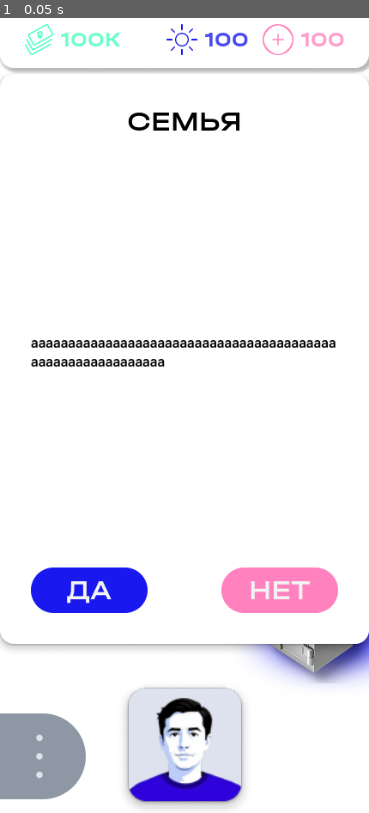
Above: before the commit, frame 1.
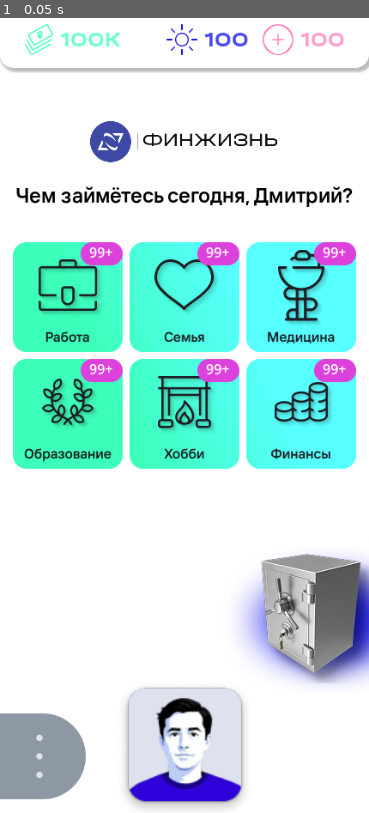
Above: after the commit, the same moment.

Repository: coca-in-a-cola/carassius
Game: Godot game, scene res://scenes/main/main_scene.tscn
Two runs of this game, one before a commit and one after it. Both use one fixed random seed, a clock stepped at 60 frames per second and the inputs below.
Inputs:
- Up to frame 1 (0.05 s): no input

The runs differ from the first frame. In frame 1, 33% of the frame differs, in the area x 0-100%, y 7-80%.
Error in both runs: Trying to assign value of type 'Nil' to a variable of type 'String'. (res://scenes/network.gd:22)

Commit message:
прикрутил фронтенд типа

Diff:
--- /dev/null
+++ b/godot/UI/ui_objects/card_margins.gd
@@ -0,0 +1,14 @@
+extends MarginContainer
+
+signal yes_chosen
+signal no_chosen
+
+func _ready() -> void:
+	hide()
+	$Card/MarginContainer/VBoxContainer/HBoxContainer/yes.pressed.connect(yes_chosen.emit)
+	$Card/MarginContainer/VBoxContainer/HBoxContainer/no.pressed.connect(no_chosen.emit)
+
+func show_card(card):
+	visible = true
+	$Card/MarginContainer/VBoxContainer/CardCategory.text = card['category']
+	$Card/MarginContainer/VBoxContainer/CardText.text = card['text']
--- a/godot/UI/ui_objects/main_button.gd
+++ b/godot/UI/ui_objects/main_button.gd
@@ -1 +1,4 @@
 extends TextureButton
+class_name CategoryButton
+
+@export var category: String
--- a/godot/UI/ui_objects/main_button.tscn
+++ b/godot/UI/ui_objects/main_button.tscn
@@ -1,7 +1,8 @@
-[gd_scene load_steps=5 format=3 uid="uid://bvcmwukk274c1"]
+[gd_scene load_steps=6 format=3 uid="uid://bvcmwukk274c1"]
 
 [ext_resource type="Texture2D" uid="uid://dqw43yxxoev5f" path="res://UI/assets/Grid.png" id="1_esm7t"]
 [ext_resource type="Texture2D" uid="uid://cj0l3m42feads" path="res://UI/assets/Category.png" id="2_tiugc"]
+[ext_resource type="Script" uid="uid://pucga17wbtha" path="res://UI/ui_objects/main_button.gd" id="3_tiugc"]
 [ext_resource type="Texture2D" uid="uid://dj65pen0ttx6e" path="res://UI/assets/Frame 13.png" id="3_uadc3"]
 
 [sub_resource type="AtlasTexture" id="AtlasTexture_yqa5x"]
@@ -13,6 +14,7 @@
 texture_normal = SubResource("AtlasTexture_yqa5x")
 texture_disabled = ExtResource("2_tiugc")
 stretch_mode = 0
+script = ExtResource("3_tiugc")
 
 [node name="TextureRect" type="TextureRect" parent="."]
 layout_mode = 1
--- /dev/null
+++ b/godot/UI/ui_objects/stats_background.gd
@@ -0,0 +1,14 @@
+extends TextureRect
+
+func update(player_data):
+	var money = player_data['money']
+	var health
+	var spirit
+	for stat in player_data['stats']:
+		if stat['id'] == 'health':
+			health = stat['value']
+		if stat['id'] == 'spirit':
+			spirit = stat['value']
+	$MarginContainer/HBoxContainer/HBoxContainer/MoneyLabel.text = str(int(money))
+	$MarginContainer/HBoxContainer/HBoxContainer2/SpiritLabel.text = str(int(spirit))
+	$MarginContainer/HBoxContainer/HBoxContainer3/HealthLabel.text = str(int(health))
--- a/godot/scenes/main/main_scene.tscn
+++ b/godot/scenes/main/main_scene.tscn
@@ -1,10 +1,12 @@
-[gd_scene load_steps=33 format=3 uid="uid://i4u5f7kq4wm"]
+[gd_scene load_steps=36 format=3 uid="uid://i4u5f7kq4wm"]
 
 [ext_resource type="Texture2D" uid="uid://dkryyynexlrdq" path="res://UI/assets/Header.png" id="1_0h7de"]
+[ext_resource type="Script" uid="uid://crlygna561y7h" path="res://scenes/main/ui.gd" id="1_2sral"]
 [ext_resource type="Texture2D" uid="uid://d07iyr0vbtgov" path="res://UI/assets/Money.png" id="1_w4lj1"]
 [ext_resource type="Texture2D" uid="uid://b0wjjqpqaccxn" path="res://UI/assets/Group 8.png" id="2_0h7de"]
 [ext_resource type="Texture2D" uid="uid://m2rtbuxveo73" path="res://UI/assets/Group 9.png" id="3_3mcv8"]
 [ext_resource type="FontFile" uid="uid://d3orih261k284" path="res://UI/fonts/Halvar Breitschrift-Bold-Desktop.otf" id="3_a1617"]
+[ext_resource type="Script" uid="uid://da6fdltoewj85" path="res://UI/ui_objects/stats_background.gd" id="3_meece"]
 [ext_resource type="Texture2D" uid="uid://cn0jes5fq3x75" path="res://UI/assets/Logo original.png" id="4_a1617"]
 [ext_resource type="PackedScene" uid="uid://bvcmwukk274c1" path="res://UI/ui_objects/main_button.tscn" id="5_cf2is"]
 [ext_resource type="Texture2D" uid="uid://dqw43yxxoev5f" path="res://UI/assets/Grid.png" id="6_wlnme"]
@@ -14,6 +16,7 @@
 [ext_resource type="Texture2D" uid="uid://b270owbt40set" path="res://UI/assets/Menu 3.svg" id="9_2sral"]
 [ext_resource type="Texture2D" uid="uid://dcy1536lel8np" path="res://UI/assets/Avatar.png" id="10_3co8r"]
 [ext_resource type="Texture2D" uid="uid://bdrql67fsaakt" path="res://UI/assets/Frame 23.png" id="14_wlnme"]
+[ext_resource type="Script" uid="uid://cbm68f1svwm46" path="res://UI/ui_objects/card_margins.gd" id="15_3co8r"]
 [ext_resource type="FontFile" uid="uid://dc1rihen611sc" path="res://UI/fonts/Halvar Breitschrift-Medium-Desktop.otf" id="15_fnvwe"]
 [ext_resource type="Texture2D" uid="uid://b0gedsh7o6bpt" path="res://UI/assets/Frame 25.png" id="16_kdg7e"]
 [ext_resource type="Texture2D" uid="uid://d4i2oa7s87lu4" path="res://UI/assets/Frame 26.png" id="17_2sral"]
@@ -89,6 +92,7 @@
 anchor_bottom = 1.0
 grow_horizontal = 2
 grow_vertical = 2
+script = ExtResource("1_2sral")
 
 [node name="TextureRect" type="TextureRect" parent="."]
 layout_mode = 1
@@ -113,6 +117,7 @@
 layout_mode = 2
 size_flags_vertical = 0
 texture = ExtResource("1_0h7de")
+script = ExtResource("3_meece")
 
 [node name="MarginContainer" type="MarginContainer" parent="TextureRect/MainContainer/StatsBackground"]
 layout_mode = 1
@@ -142,7 +147,7 @@
 texture = ExtResource("1_w4lj1")
 stretch_mode = 2
 
-[node name="Label" type="Label" parent="TextureRect/MainContainer/StatsBackground/MarginContainer/HBoxContainer/HBoxContainer"]
+[node name="MoneyLabel" type="Label" parent="TextureRect/MainContainer/StatsBackground/MarginContainer/HBoxContainer/HBoxContainer"]
 layout_mode = 2
 size_flags_horizontal = 3
 size_flags_vertical = 1
@@ -161,7 +166,7 @@
 texture = ExtResource("3_3mcv8")
 stretch_mode = 2
 
-[node name="Label3" type="Label" parent="TextureRect/MainContainer/StatsBackground/MarginContainer/HBoxContainer/HBoxContainer2"]
+[node name="SpiritLabel" type="Label" parent="TextureRect/MainContainer/StatsBackground/MarginContainer/HBoxContainer/HBoxContainer2"]
 custom_minimum_size = Vector2(52, 0)
 layout_mode = 2
 size_flags_horizontal = 4
@@ -180,7 +185,7 @@
 texture = ExtResource("2_0h7de")
 stretch_mode = 2
 
-[node name="Label2" type="Label" parent="TextureRect/MainContainer/StatsBackground/MarginContainer/HBoxContainer/HBoxContainer3"]
+[node name="HealthLabel" type="Label" parent="TextureRect/MainContainer/StatsBackground/MarginContainer/HBoxContainer/HBoxContainer3"]
 custom_minimum_size = Vector2(52, 0)
 layout_mode = 2
 size_flags_horizontal = 4
@@ -225,26 +230,32 @@
 
 [node name="WorkButton" parent="TextureRect/MainContainer/MainButtons" instance=ExtResource("5_cf2is")]
 layout_mode = 2
+category = "work"
 
 [node name="FamilyButton" parent="TextureRect/MainContainer/MainButtons" instance=ExtResource("5_cf2is")]
 layout_mode = 2
 texture_normal = SubResource("AtlasTexture_eprtr")
+category = "family"
 
 [node name="HealthButton" parent="TextureRect/MainContainer/MainButtons" instance=ExtResource("5_cf2is")]
 layout_mode = 2
 texture_normal = SubResource("AtlasTexture_e28vo")
+category = "medicine"
 
 [node name="LeavsButton" parent="TextureRect/MainContainer/MainButtons" instance=ExtResource("5_cf2is")]
 layout_mode = 2
 texture_normal = SubResource("AtlasTexture_4uthp")
+category = "education"
 
 [node name="KaminButton" parent="TextureRect/MainContainer/MainButtons" instance=ExtResource("5_cf2is")]
 layout_mode = 2
 texture_normal = SubResource("AtlasTexture_fk3jj")
+category = "hobby"
 
 [node name="FinanceButton" parent="TextureRect/MainContainer/MainButtons" instance=ExtResource("5_cf2is")]
 layout_mode = 2
 texture_normal = SubResource("AtlasTexture_h8lhh")
+category = "financials"
 
 [node name="LargeGap" type="Control" parent="TextureRect/MainContainer"]
 layout_mode = 2
@@ -322,6 +333,7 @@
 grow_horizontal = 2
 grow_vertical = 2
 theme_override_constants/margin_top = 64
+script = ExtResource("15_3co8r")
 
 [node name="Card" type="TextureRect" parent="CardMargins"]
 layout_mode = 2
@@ -345,7 +357,7 @@
 layout_mode = 2
 theme_override_constants/separation = 10
 
-[node name="CardHeader" type="Label" parent="CardMargins/Card/MarginContainer/VBoxContainer"]
+[node name="CardCategory" type="Label" parent="CardMargins/Card/MarginContainer/VBoxContainer"]
 custom_minimum_size = Vector2(0, 37)
 layout_mode = 2
 text = "СЕМЬЯ"
@@ -353,7 +365,7 @@
 horizontal_alignment = 1
 vertical_alignment = 1
 
-[node name="Label2" type="Label" parent="CardMargins/Card/MarginContainer/VBoxContainer"]
+[node name="CardText" type="Label" parent="CardMargins/Card/MarginContainer/VBoxContainer"]
 custom_minimum_size = Vector2(358, 0)
 layout_mode = 2
 size_flags_vertical = 3
--- /dev/null
+++ b/godot/scenes/main/ui.gd
@@ -0,0 +1,23 @@
+extends Control
+
+@onready var cardMargins = $CardMargins
+@onready var statsBackground = $TextureRect/MainContainer/StatsBackground
+
+func _ready() -> void:
+	Network.player_data_updated.connect(_player_data_updated)
+	cardMargins.yes_chosen.connect(func(): Network.select_yes())
+	cardMargins.no_chosen.connect(func(): Network.select_no())
+	for child in $TextureRect/MainContainer/MainButtons.get_children():
+		if child is CategoryButton:
+			child.pressed.connect(func(): _category_chosen(child.category))
+
+func _category_chosen(category):
+	Network.select_card(category)
+
+func _player_data_updated(player_data):
+	if player_data.has('selectedCard') and player_data['selectedCard'] != null:
+		var card = player_data['selectedCard']
+		cardMargins.show_card(card)
+	else:
+		cardMargins.hide()
+	statsBackground.update(player_data)
--- a/godot/scenes/network.gd
+++ b/godot/scenes/network.gd
@@ -21,6 +21,7 @@
 func _ready() -> void:
 	baseURL = JavaScriptBridge.eval("`${window.location.origin}/api/`")
 	if not await check_uuid():
+		print("starting new game")
 		await new_game()
 	if player_data == null:
 		await get_player()
@@ -39,9 +40,9 @@
 	var status_code = result[1]
 	var response_body = result[3].get_string_from_utf8()
 	print("Received response with status: ", status_code)
-	if err != OK || status_code != 200:
+	if err != OK || status_code >= 300:
 		print("Error: ", response_body)
-	if status_code == 200:
+	if status_code < 300:
 		response_body = JSON.parse_string(response_body)
 		if response_body.has("uuid"):
 			update_player(response_body)
Not shown, added: godot/UI/ui_objects/card_margins.gd.uid
Not shown, added: godot/UI/ui_objects/stats_background.gd.uid
Not shown, added: godot/scenes/main/ui.gd.uid
Not shown, changed: build/index.144x144.png
Not shown, changed: build/index.180x180.png
Not shown, changed: build/index.512x512.png
Not shown, changed: build/index.apple-touch-icon.png
Not shown, changed: build/index.html
Not shown, changed: build/index.icon.png
Not shown, changed: build/index.pck
Not shown, changed: build/index.service.worker.js
